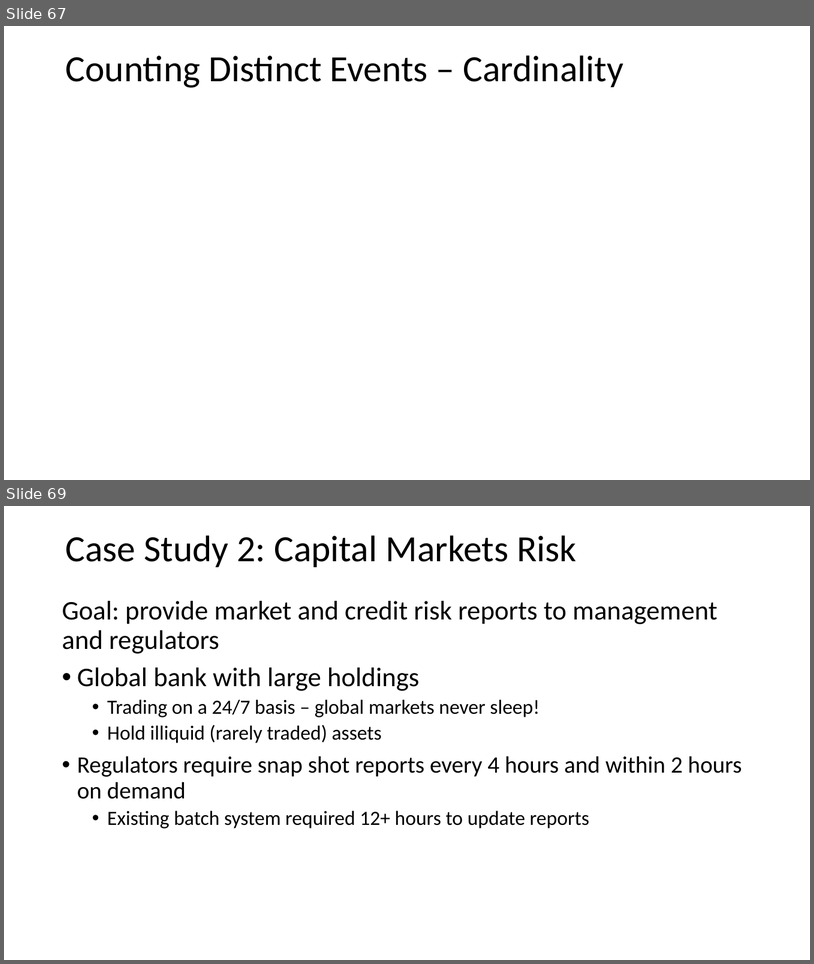
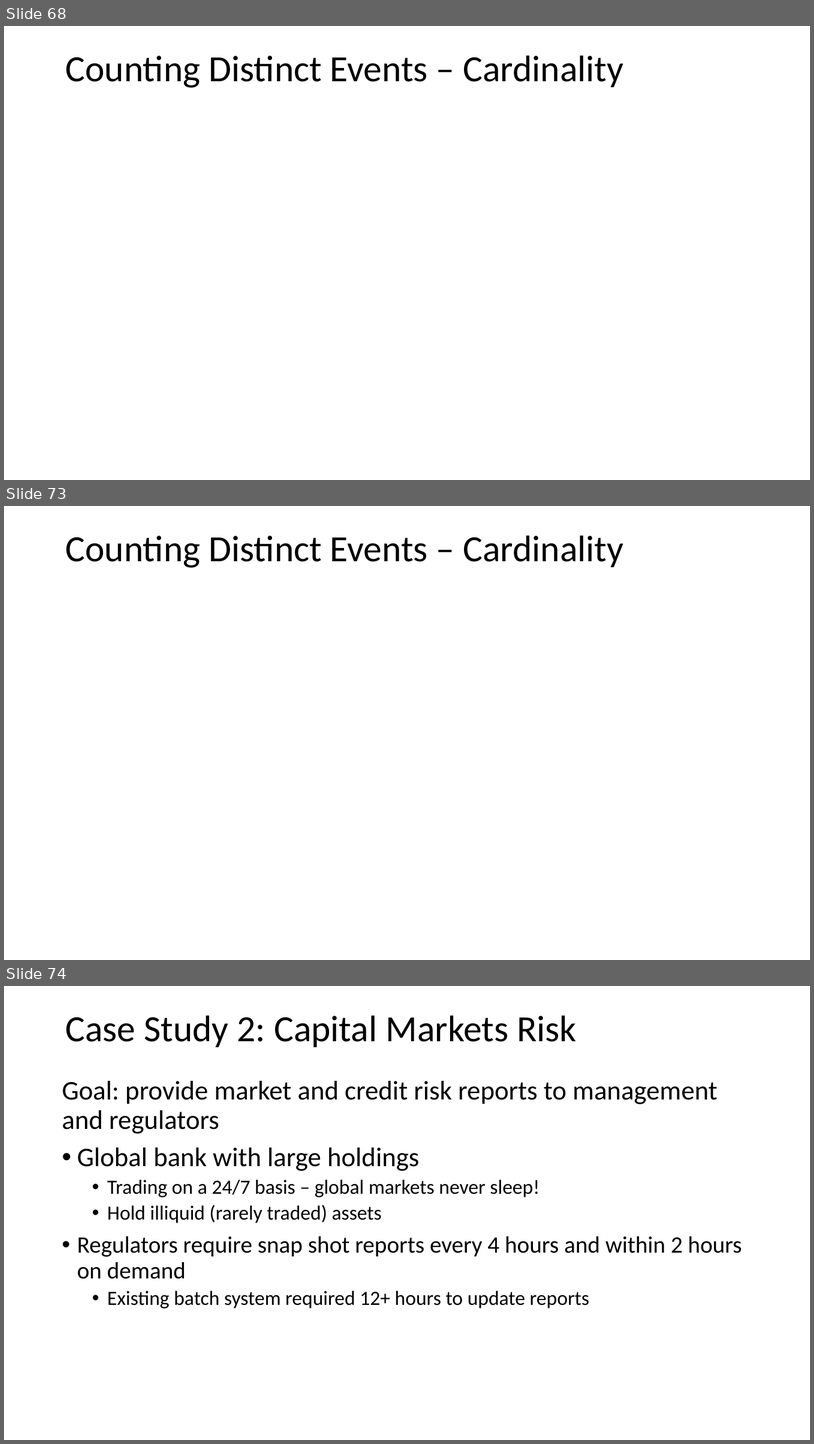
Before and after one commit to StephenElston/CSCI-E-108, a slide deck: slides/3_StreamingAnalytics.pptx. Shown one above the other, each under a label of ours: slides 67 and 69 before the commit, slides 68, 73 and 74 after it; the slides between them are not shown. The pictures are 814x964 and 814x1444 pixels, drawn with LibreOffice and Linux fonts; fonts in the diff are those of the drawing; grey boxes stand for pictures. Boxes give left, top, right and bottom in pixels: in the first picture for what was removed or moved away, otherwise in the second. Text is boxed around its words. In the diff, an @@ line names an element or a change of style, - is before the commit and + after.

```diff
--- a/slides/3_StreamingAnalytics.pptx
+++ b/slides/3_StreamingAnalytics.pptx
@@ slide 73 added at bbox=[4, 506, 810, 960], background #FFFFFF @@
@@ text added at bbox=[65, 535, 624, 568], 44 pt, text #000000 @@
+Counting Distinct Events – Cardinality
@@ what was slide 67 is now slide 68 @@
@@ what was slide 69 is now slide 74 @@
```
Also in this commit, not shown: 3 slides changed, 4 other slides added.
